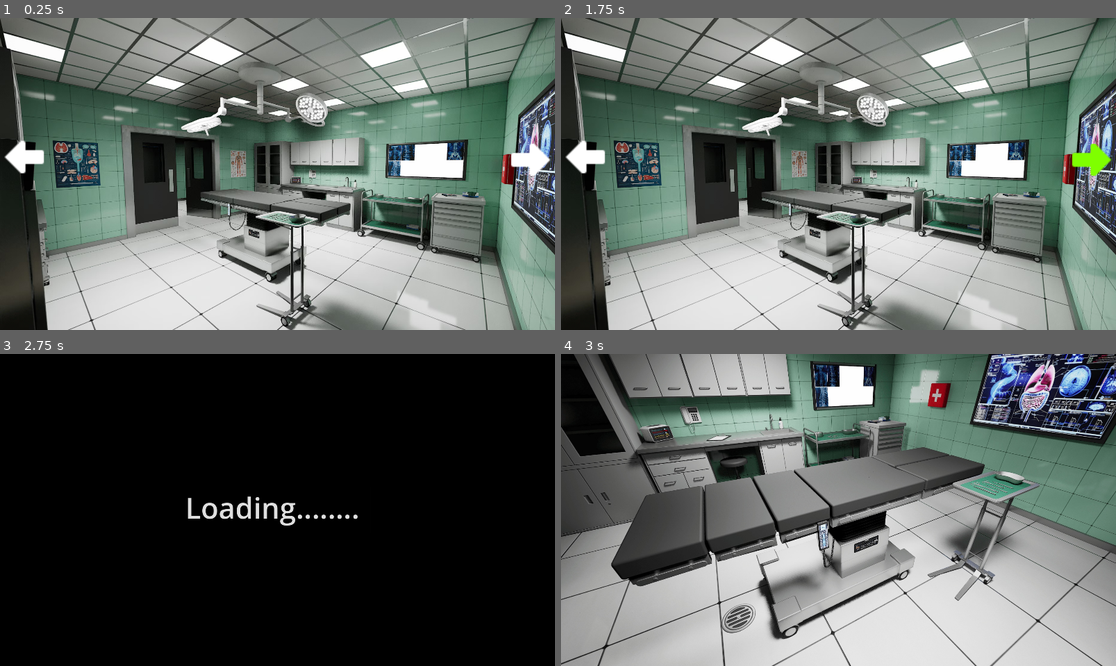
Above: before the commit, frames 1-4 (two rows, left to right).
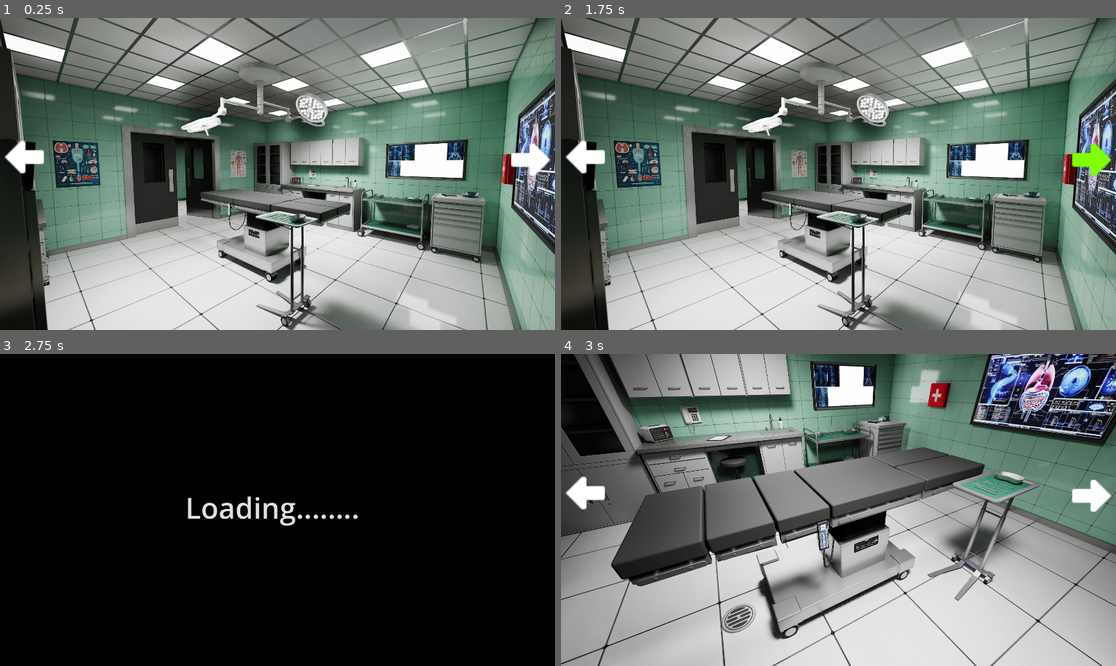
Above: after the commit, the same moments.

Repository: Cavan/EscapeRoomProject
Game: Godot game, scene res://World/world.tscn
Two runs of this game, one before a commit and one after it. Both use one fixed random seed, a clock stepped at 60 frames per second and the inputs below.
Inputs (mouse positions are in pixels of both pictures, inside the frame that each line leads up to):
- Up to frame 1 (0.25 s): no input
- Up to frame 2 (1.75 s): tap Enter at 0.5 s; move the mouse to (583, 158) at 0.52 s; click (583, 158) at 0.67 s; tap Space at 1.25 s; move the mouse to (1093, 161) at 1.27 s; click (1093, 161) at 1.42 s
- Up to frame 3 (2.75 s): move the mouse to (333, 441) at 2.02 s; click (333, 441) at 2.17 s
- Up to frame 4 (3 s): tap Enter at 2.75 s; move the mouse to (810, 572) at 2.77 s; click (810, 572) at 2.92 s

Frames 1-3 are identical in both runs. In frame 4, 0.8% of the frame differs, in the area x 0-100%, y 39-51%.

Commit message:
Added loading screen and can now cycle through levels.

Diff:
--- a/Levels/level_2.tscn
+++ b/Levels/level_2.tscn
@@ -5,7 +5,7 @@
 [node name="Level_2" type="Node2D"]
 
 [node name="CanvasLayer" type="CanvasLayer" parent="."]
-layer = 0
+layer = -1
 
 [node name="TextureRect" type="TextureRect" parent="CanvasLayer"]
 offset_right = 2041.0
--- a/Levels/level_3.tscn
+++ b/Levels/level_3.tscn
@@ -5,7 +5,7 @@
 [node name="Level_3" type="Node2D"]
 
 [node name="CanvasLayer" type="CanvasLayer" parent="."]
-layer = 0
+layer = -1
 
 [node name="TextureRect" type="TextureRect" parent="CanvasLayer"]
 offset_right = 2041.0
--- a/World/world.gd
+++ b/World/world.gd
@@ -3,6 +3,7 @@
 @export var main_level_path:String
 @export var level_2_path:String
 @export var level_3_path:String
+@export var level_paths:Array[String]
 
 @onready var loading_display:CanvasLayer = $Loading_Screen/LoadingDisplay
 
@@ -32,7 +33,7 @@
 
 
 func load_main_level() -> void:
-	async_loading_path = main_level_path
+	async_loading_path = level_paths[0]
 	current_map_path = async_loading_path
 	print(ResourceLoader.load_threaded_get_status(async_loading_path))
 	ResourceLoader.load_threaded_request(async_loading_path)
@@ -57,11 +58,24 @@
 
 func animated_scene_swap_loader() -> void:
 	var new_map
-	if (current_map_path == main_level_path):
-		async_loading_path = level_2_path
-	elif async_loading_path == level_2_path:
-		async_loading_path = level_3_path
+	var number_of_levels = level_paths.size()
+	var current_level_index = level_paths.find(async_loading_path)
+	# Refactoring
+	if current_level_index + 1 < number_of_levels:
+		print("We can advance")
+	elif current_level_index + 1 == number_of_levels:
+		print("We must wrap around back to the beginning.")
 
+	# Refactoring
+
+	var timestamp:String = Time.get_datetime_string_from_system()
+	if (async_loading_path == level_paths[0]):
+		async_loading_path = level_paths[1]
+	elif async_loading_path == level_paths[1]:
+		async_loading_path = level_paths[2]
+	elif async_loading_path == level_paths[2]:
+		async_loading_path = level_paths[0]
+	print("[%s] current set path: %s" % [timestamp, async_loading_path])
 	var tween = create_tween().tween_property(current_level, "modulate:a", 0, 0.5)
 
 	await tween.finished
@@ -75,6 +89,8 @@
 
 func change_current_map() -> void:
 	if (ResourceLoader.load_threaded_get_status(async_loading_path) == ResourceLoader.THREAD_LOAD_LOADED):
+			var timestamp:String = Time.get_datetime_string_from_system()
+			print("[%s]Next map to load: %s" % [timestamp,async_loading_path])
 			current_level = ResourceLoader.load_threaded_get(async_loading_path).instantiate()
 			await get_tree().create_timer(1.0).timeout
 			add_child(current_level)
--- a/World/world.tscn
+++ b/World/world.tscn
@@ -11,6 +11,7 @@
 main_level_path = "res://Levels/level_1.tscn"
 level_2_path = "res://Levels/level_2.tscn"
 level_3_path = "res://Levels/level_3.tscn"
+level_paths = ["res://Levels/level_1.tscn", "res://Levels/level_2.tscn", "res://Levels/level_3.tscn"]
 
 [node name="Navigation_Arrows" parent="." instance=ExtResource("2_ijtix")]
 position = Vector2(21, 0)
--- a/project.godot
+++ b/project.godot
@@ -15,6 +15,12 @@
 config/features=PackedStringArray("4.2", "GL Compatibility")
 config/icon="res://icon.svg"
 
+[debug]
+
+file_logging/enable_file_logging=true
+file_logging/log_path="V:\\Godot_Logging\\EscapeRoomLogs\\EscapeRoom.log"
+file_logging/max_log_files=10
+
 [display]
 
 window/size/viewport_width=1920
